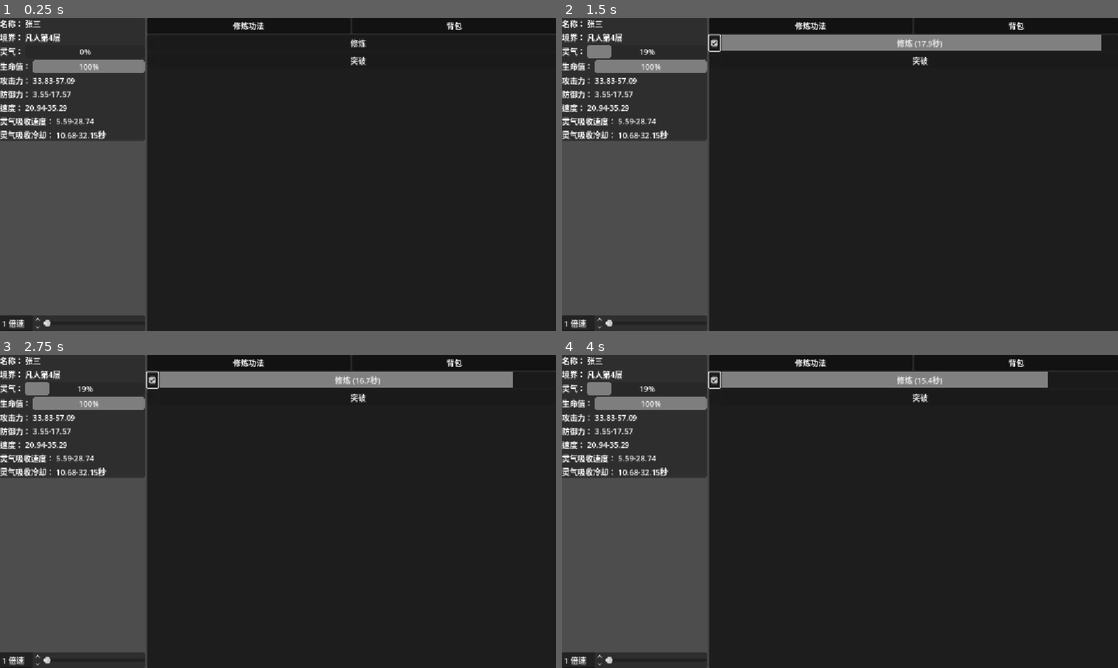
Above: before the commit, frames 1-4 (two rows, left to right).
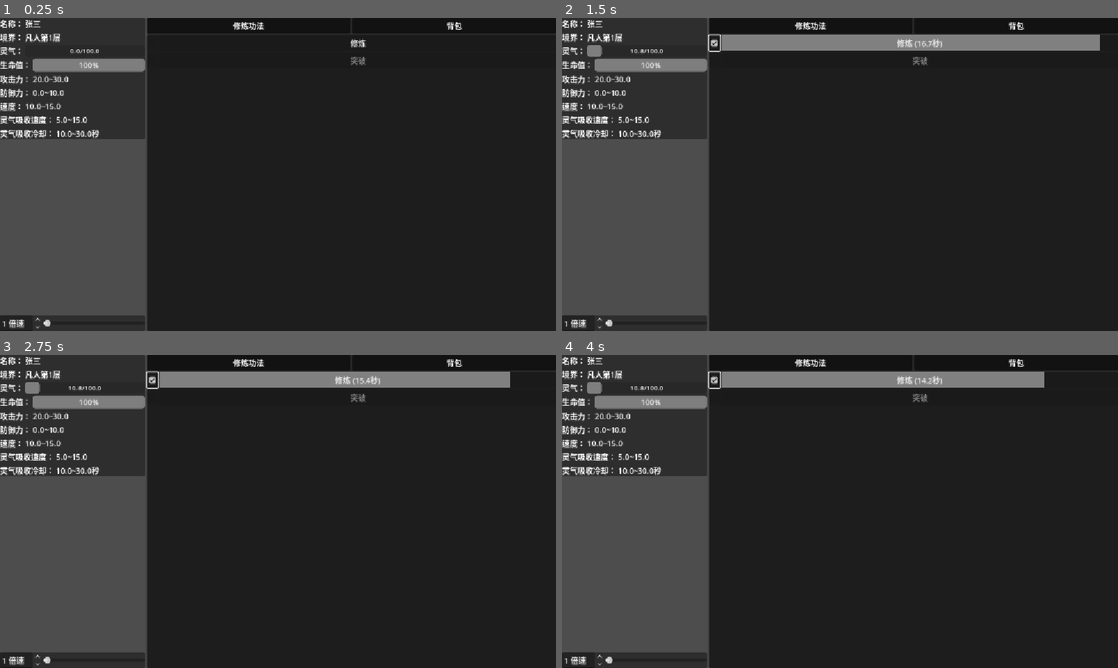
Above: after the commit, the same moments.

Repository: sevenyjl/Cultivation-Game
Game: Godot game, scene res://tscns/main.tscn
Two runs of this game, one before a commit and one after it. Both use one fixed random seed, a clock stepped at 60 frames per second and the inputs below.
Inputs (mouse positions are in pixels of both pictures, inside the frame that each line leads up to):
- Up to frame 1 (0.25 s): no input
- Up to frame 2 (1.5 s): click (712, 43) at 0.52 s; click "修炼 (18.2秒)" (after the commit: "修炼 (16.9秒)") at 1.25 s
- Up to frame 3 (2.75 s): click "修炼 (17.4秒)" (after the commit: "修炼 (16.2秒)") at 2 s
- Up to frame 4 (4 s): click "修炼 (16.7秒)" (after the commit: "修炼 (15.4秒)") at 2.75 s; click "修炼 (15.9秒)" (after the commit: "修炼 (14.7秒)") at 3.5 s

The runs differ from the first frame. In frame 1, 1.8% of the frame differs, in the area x 0-66%, y 5-39%; in frame 2, 1.9%; in frame 3, 1.9%; in frame 4, 1.9%, in the area x 0-88%, y 5-39%.

Commit message:
Auto-commit: 2025-10-23 16:50:25 (Total changes: 11)

Diff:
--- a/cultivation-godot/entity/Base修仙者.gd
+++ b/cultivation-godot/entity/Base修仙者.gd
@@ -187,8 +187,13 @@
 	# 凡人也显示层数
 	return get_realm_name_by_realm(current_realm) + "第" + str(realm_level) + "层"
 
+func can_level_up()->bool:
+	return spiritual_energy.current_value >= spiritual_energy.max_value
+
 # 升级
 func level_up():
+	if not can_level_up():
+		return
 	level += 1
 	# 检查是否刚刚突破了境界
 	var previous_realm = get_realm_by_level(level - 1)
--- a/cultivation-godot/tscns/修炼UI.gd
+++ b/cultivation-godot/tscns/修炼UI.gd
@@ -73,17 +73,19 @@
 
 	# 更新生命值进度条
 	hp_progress.value = cultivator.hp_stats.get_current_value()
+	hp_progress.max_value=cultivator.hp_stats.max_value
 
 	# 更新属性范围显示（RandomValue类型，显示min_value-max_value范围）
-	attack_value.text = str(cultivator.attack_stats.min_value) + "-" + str(cultivator.attack_stats.max_value)
-	defense_value.text = str(cultivator.defense_stats.min_value) + "-" + str(cultivator.defense_stats.max_value)
-	speed_value.text = str(cultivator.speed_stats.min_value) + "-" + str(cultivator.speed_stats.max_value)
+	attack_value.text = str(cultivator.attack_stats.min_value) + "~" + str(cultivator.attack_stats.max_value)
+	defense_value.text = str(cultivator.defense_stats.min_value) + "~" + str(cultivator.defense_stats.max_value)
+	speed_value.text = str(cultivator.speed_stats.min_value) + "~" + str(cultivator.speed_stats.max_value)
 
 	# 更新灵气进度条
 	spiritual_energy_progress.value = cultivator.spiritual_energy.get_current_value()
+	spiritual_energy_progress.max_value=cultivator.spiritual_energy.max_value
 
 	# 更新灵气吸收速度
-	absorption_rate_value.text = str(cultivator.absorption_rate.min_value) + "-" + str(cultivator.absorption_rate.max_value)
+	absorption_rate_value.text = str(cultivator.absorption_rate.min_value) + "~" + str(cultivator.absorption_rate.max_value)
 
 	# 更新灵气吸收冷却时间
-	absorption_cooldown_value.text = str(cultivator.absorption_cooldown.min_value) + "-" + str(cultivator.absorption_cooldown.max_value) + "秒"
+	absorption_cooldown_value.text = str(cultivator.absorption_cooldown.min_value) + "~" + str(cultivator.absorption_cooldown.max_value) + "秒"
--- a/cultivation-godot/tscns/修炼UI.tscn
+++ b/cultivation-godot/tscns/修炼UI.tscn
@@ -1,8 +1,9 @@
-[gd_scene load_steps=5 format=3 uid="uid://cuy6w40kc1t83"]
+[gd_scene load_steps=6 format=3 uid="uid://cuy6w40kc1t83"]
 
 [ext_resource type="Script" uid="uid://cdcwli7mja4vg" path="res://tscns/修炼UI.gd" id="1_om3im"]
 [ext_resource type="PackedScene" uid="uid://c25dgi5fjgy8a" path="res://tscns/全局倍速.tscn" id="2_c2lfu"]
 [ext_resource type="PackedScene" uid="uid://b7rxrpg6ouh75" path="res://tscns/修炼面板.tscn" id="2_tiv2u"]
+[ext_resource type="PackedScene" uid="uid://dv5a4n3wg22sb" path="res://tscns/组件/进度条组件.tscn" id="2_xluu2"]
 
 [sub_resource type="StyleBoxEmpty" id="StyleBoxEmpty_hgdpn"]
 
@@ -66,9 +67,12 @@
 layout_mode = 2
 text = "灵气："
 
-[node name="value" type="ProgressBar" parent="VBoxContainer/HBoxContainer/侧边栏/修仙者信息/VBoxContainer/灵气"]
+[node name="value" parent="VBoxContainer/HBoxContainer/侧边栏/修仙者信息/VBoxContainer/灵气" instance=ExtResource("2_xluu2")]
 layout_mode = 2
 size_flags_horizontal = 3
+size_flags_vertical = 1
+theme_override_font_sizes/font_size = 14
+show_percentage = false
 
 [node name="生命值" type="HBoxContainer" parent="VBoxContainer/HBoxContainer/侧边栏/修仙者信息/VBoxContainer"]
 layout_mode = 2
--- a/cultivation-godot/tscns/修炼面板.gd
+++ b/cultivation-godot/tscns/修炼面板.gd
@@ -1,4 +1,9 @@
 extends PanelContainer
+
+func _process(delta: float) -> void:
+	if GameData.player:
+		if %"突破":
+			%"突破".disable=not GameData.player.can_level_up()
 
 func 初始化() -> void:
 	%"修炼".点击按钮.connect(func():
--- a/cultivation-godot/tscns/修炼面板.tscn
+++ b/cultivation-godot/tscns/修炼面板.tscn
@@ -16,9 +16,11 @@
 unique_name_in_owner = true
 layout_mode = 2
 button_text = "修炼"
+disable = false
 
 [node name="突破" parent="VBoxContainer" instance=ExtResource("1_85qb5")]
 unique_name_in_owner = true
 layout_mode = 2
 button_text = "突破"
 "冷却时间" = 100.0
+disable = false
--- a/cultivation-godot/tscns/组件/AutoSizeLabel.tscn
+++ b/cultivation-godot/tscns/组件/AutoSizeLabel.tscn
@@ -3,11 +3,9 @@
 [ext_resource type="Script" uid="uid://p8vsc76745n8" path="res://tscns/组件/auto_size_label.gd" id="1_j3pml"]
 
 [node name="AutoSizeLabel" type="Label"]
-anchors_preset = 15
-anchor_right = 1.0
-anchor_bottom = 1.0
-grow_horizontal = 2
-grow_vertical = 2
-theme_override_font_sizes/font_size = 16
+offset_right = 243.2
+offset_bottom = 167.2
+theme_override_font_sizes/font_size = 64
 text = "测试"
 script = ExtResource("1_j3pml")
+max_font_size = 64
--- a/cultivation-godot/tscns/组件/auto_size_label.gd
+++ b/cultivation-godot/tscns/组件/auto_size_label.gd
@@ -4,40 +4,61 @@
 
 @export var min_font_size: int = 8  # 最小字体大小
 @export var max_font_size: int = 32  # 最大字体大小
+@export var padding_percentage: float = 0.9  # 预留边距百分比，0.9表示使用90%的空间
+var _tempLabel
 
 func _notification(what: int) -> void:
-	if what==NOTIFICATION_EDITOR_POST_SAVE or what==NOTIFICATION_EDITOR_PRE_SAVE:
+	if what == NOTIFICATION_EDITOR_POST_SAVE or what == NOTIFICATION_EDITOR_PRE_SAVE:
 		adjust_font_size()
 
 func _ready() -> void:
 	adjust_font_size()
-	# 在Godot 4.x中正确的信号连接语法
+	# 监听大小变化信号
 	connect("resized", adjust_font_size)
-	# 也可以监听文本变化时调整字体大小
-	connect("text_changed", adjust_font_size)
 
 func adjust_font_size() -> void:
+	# 安全检查：确保size有效且不为零
+	if size.x <= 0 or size.y <= 0:
+		return
+
+	# 初始化临时标签
+	if _tempLabel == null:
+		_tempLabel = Label.new()
+		_tempLabel.text = text
+		_tempLabel.visible = false  # 隐藏临时标签
+		add_child(_tempLabel)
+	else:
+		_tempLabel.text = text  # 更新文本
+
 	# 二分查找最佳字体大小
 	var low = min_font_size
 	var high = max_font_size
 	var best_size = low
+	var best_ratio = 0.0
+	var target_ratio = padding_percentage
 
+	# 执行二分搜索
 	while low <= high:
-		var mid = (low + high) / 2
-		# 创建临时标签计算尺寸
-		var test_label = Label.new()
-		test_label.text = text
-		test_label.add_theme_font_size_override("font_size", mid)
-
-		# 获取文本所需最小尺寸
-		var text_size = test_label.get_minimum_size()
-
-		# 检查是否适合当前容器大小（Godot 4.x中使用size代替rect_size）
-		if text_size.x <= size.x * 0.95 and text_size.y <= size.y * 0.95:
+		var mid = int((low + high) / 2)
+		# 设置临时标签的字体大小
+		_tempLabel.add_theme_font_size_override("font_size", mid)
+		# 获取文本尺寸
+		var text_size = _tempLabel.get_minimum_size()
+		# 计算比例（取宽高比例中的较大值）
+		var width_ratio = text_size.x / size.x
+		var height_ratio = text_size.y / size.y
+		var current_ratio = max(width_ratio, height_ratio)
+		# 调试信息
+		# 如果当前比例小于等于目标比例，尝试更大的字体
+		if current_ratio <= target_ratio:
+			# 记录当前最佳值
 			best_size = mid
+			best_ratio = current_ratio
 			low = mid + 1
 		else:
+			# 字体太大，尝试更小的
 			high = mid - 1
-
-	# 应用找到的最佳字体大小
+	# 确保最佳大小在有效范围内
+	best_size = clamp(best_size, min_font_size, max_font_size)
+	# 应用最佳字体大小
 	add_theme_font_size_override("font_size", best_size)
--- a/cultivation-godot/tscns/组件/自动button.gd
+++ b/cultivation-godot/tscns/组件/自动button.gd
@@ -7,8 +7,11 @@
 @onready var 按钮:Button = %"Button"
 @export var button_text:String="按钮名称"
 @export var 冷却时间:float=0.1
+@export var disable:bool=false
 # 冷却相关变量
 var 当前冷却:float=0  # 当前剩余冷却时间（秒）
+# 记录上一帧的disable状态
+var 上次_disable:bool=false
 
 signal 点击按钮
 
@@ -20,9 +23,20 @@
 
 func _ready() -> void:
 	按钮.text=button_text
+	上次_disable=disable
 	pass
 
 func _process(delta: float) -> void:
+	if 按钮:
+		按钮.disabled = self.disable
+
+	# 检查disable状态变化：从true变为false，且checkBox被勾选，且不在冷却中
+	if 上次_disable and not disable and checkBox.is_pressed() and 当前冷却 <= 0:
+		_on_pressed()
+
+	# 更新上次disable状态
+	上次_disable = disable
+
 	# 更新冷却时间
 	if 当前冷却 > 0:
 		当前冷却 -= delta*GameData.全局倍速
@@ -40,8 +54,8 @@
 			按钮.text = button_text+" (%.1f秒)" % 当前冷却
 		else:
 			# 如果 checkBox 勾选了 则进行点击按钮
-			if checkBox.is_pressed():
-				_on_打坐修炼_pressed()
+			if checkBox.is_pressed() and not disable:
+				_on_pressed()
 			else:
 				重置按钮()
 
@@ -60,13 +74,13 @@
 	按钮.text = button_text+" (%.1f秒)" % 当前冷却
 
 func _on_check_box_pressed() -> void:
-	if 当前冷却>0:
+	if 当前冷却>0 or disable:
 		return
 	开始冷却()
 	pass # 暂时保留，等待用户的第二个功能要求
 
-func _on_打坐修炼_pressed() -> void:
-	if 当前冷却>0:
+func _on_pressed() -> void:
+	if 当前冷却>0 or disable:
 		return
 	点击按钮.emit()
 	开始冷却()
--- a/cultivation-godot/tscns/组件/自动button.tscn
+++ b/cultivation-godot/tscns/组件/自动button.tscn
@@ -6,6 +6,7 @@
 offset_right = 168.0
 offset_bottom = 31.0
 script = ExtResource("1_ilgqp")
+disable = null
 
 [node name="HBoxContainer" type="HBoxContainer" parent="."]
 layout_mode = 2
--- a/cultivation-godot/tscns/组件/进度条组件.gd
+++ b/cultivation-godot/tscns/组件/进度条组件.gd
@@ -1,6 +1,31 @@
-extends Control
+@tool
+extends ProgressBar
+class_name ProgressBarPro
 
-# 进度条组件扩展 - 显示百分比或 current/max 格式
+var _AutoSizeLabel:AutoSizeLabel
 
 # 导出属性
 @export_enum("百分比","v/m格式") var display_mode: int = 0 # 0: 百分比显示, 1: current/max 格式显示
+
+func _process(delta: float) -> void:
+	_update_info()
+
+func _update_info():
+	if _AutoSizeLabel==null:
+		_AutoSizeLabel=AutoSizeLabel.new()
+		_AutoSizeLabel.horizontal_alignment=HORIZONTAL_ALIGNMENT_CENTER
+		_AutoSizeLabel.vertical_alignment=VERTICAL_ALIGNMENT_CENTER
+		add_child(_AutoSizeLabel)
+	if display_mode==1:
+		_AutoSizeLabel.visible=true
+		self.show_percentage=false
+	else:
+		_AutoSizeLabel.visible=false
+		self.show_percentage=true
+	_AutoSizeLabel.size=self.size
+	_AutoSizeLabel.text="%s/%s"%[value,max_value]
+	add_theme_font_size_override("font_size",_AutoSizeLabel.get_theme_font_size("font_size"))
+
+func _notification(what: int) -> void:
+	if what==NOTIFICATION_EDITOR_POST_SAVE or what==NOTIFICATION_EDITOR_PRE_SAVE:
+		_update_info()
--- a/cultivation-godot/tscns/组件/进度条组件.tscn
+++ b/cultivation-godot/tscns/组件/进度条组件.tscn
@@ -1,26 +1,14 @@
-[gd_scene load_steps=3 format=3 uid="uid://dv5a4n3wg22sb"]
+[gd_scene load_steps=2 format=3 uid="uid://dv5a4n3wg22sb"]
 
 [ext_resource type="Script" uid="uid://c3780qlis753y" path="res://tscns/组件/进度条组件.gd" id="1_6l79z"]
-[ext_resource type="Script" uid="uid://p8vsc76745n8" path="res://tscns/组件/auto_size_label.gd" id="2_dmi7c"]
 
 [node name="ProgressBarComponent" type="ProgressBar"]
-anchors_preset = 15
-anchor_right = 1.0
-anchor_bottom = 1.0
-value = 50.0
-script = ExtResource("1_6l79z")
-
-[node name="AutoSizeLabel" type="Label" parent="."]
-layout_mode = 1
 anchors_preset = 15
 anchor_right = 1.0
 anchor_bottom = 1.0
 grow_horizontal = 2
 grow_vertical = 2
 theme_override_font_sizes/font_size = 64
-text = "文本测试"
-horizontal_alignment = 1
-vertical_alignment = 1
-script = ExtResource("2_dmi7c")
-max_font_size = 64
-metadata/_custom_type_script = "uid://p8vsc76745n8"
+value = 50.0
+script = ExtResource("1_6l79z")
+display_mode = 1
